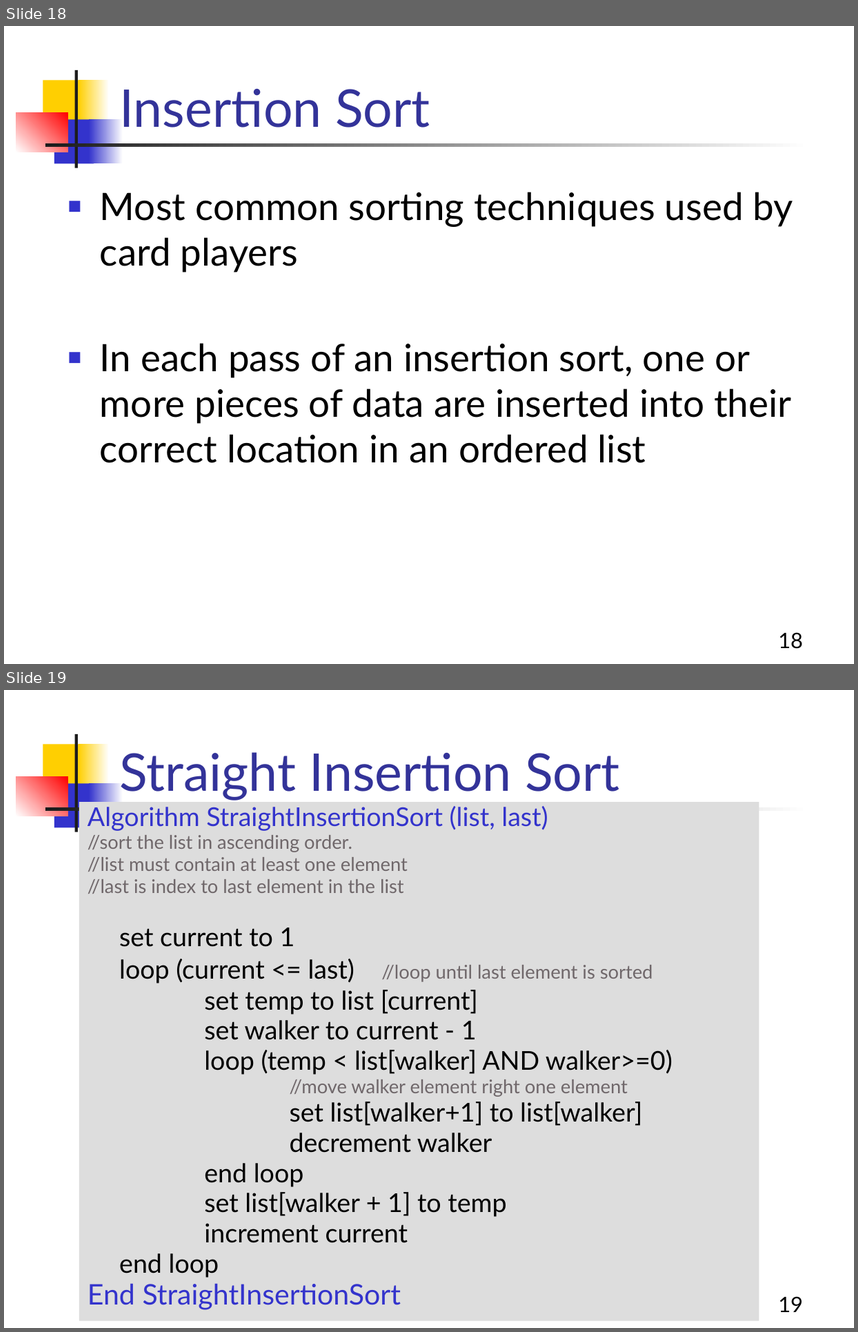
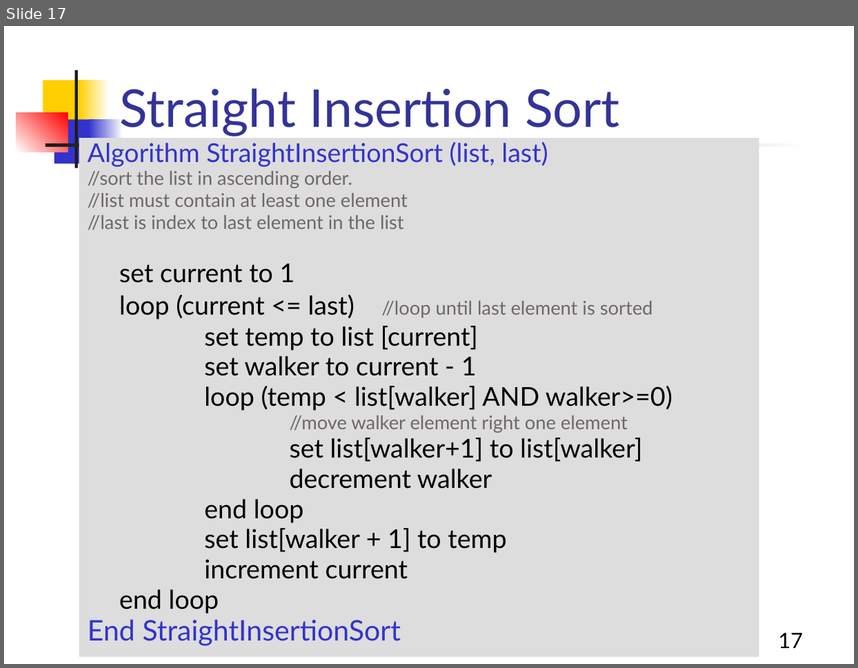
Before and after one commit to Aashishsharma/Learnings, a slide deck: DS and Algo/Searching and sorting.pptx. Shown one above the other, each under a label of ours: slides 18 and 19 before the commit, slide 17 after it. The pictures are 858x1332 and 858x668 pixels, drawn with LibreOffice and Linux fonts; fonts in the diff are those of the drawing. Boxes give left, top, right and bottom in pixels: in the first picture for what was removed or moved away, otherwise in the second. Text is boxed around its words. In the diff, an @@ line names an element or a change of style, - is before the commit and + after.

```diff
--- a/DS and Algo/Searching and sorting.pptx
+++ b/DS and Algo/Searching and sorting.pptx
@@ slide 18 removed at (4, 26, 854, 664), background #FFFFFF; not listed: 7 template elements that a slide beside it also shows @@
@@ title removed at (119, 89, 430, 127) @@
-Insertion Sort
@@ text removed at (100, 192, 793, 463) @@
-■ Most common sorting techniques used by card players
-■ In each pass of an insertion sort, one or more pieces of data are inserted into their correct location in an ordered list
@@ page number removed at (778, 632, 803, 648) @@
-18
@@ what was slide 19 is now slide 17 @@
@@ page number at (778, 633, 803, 648): text changed @@
-19
+17
```
Also in this commit, not shown: 1 slide added, 3 other slides removed, 2 other files.
